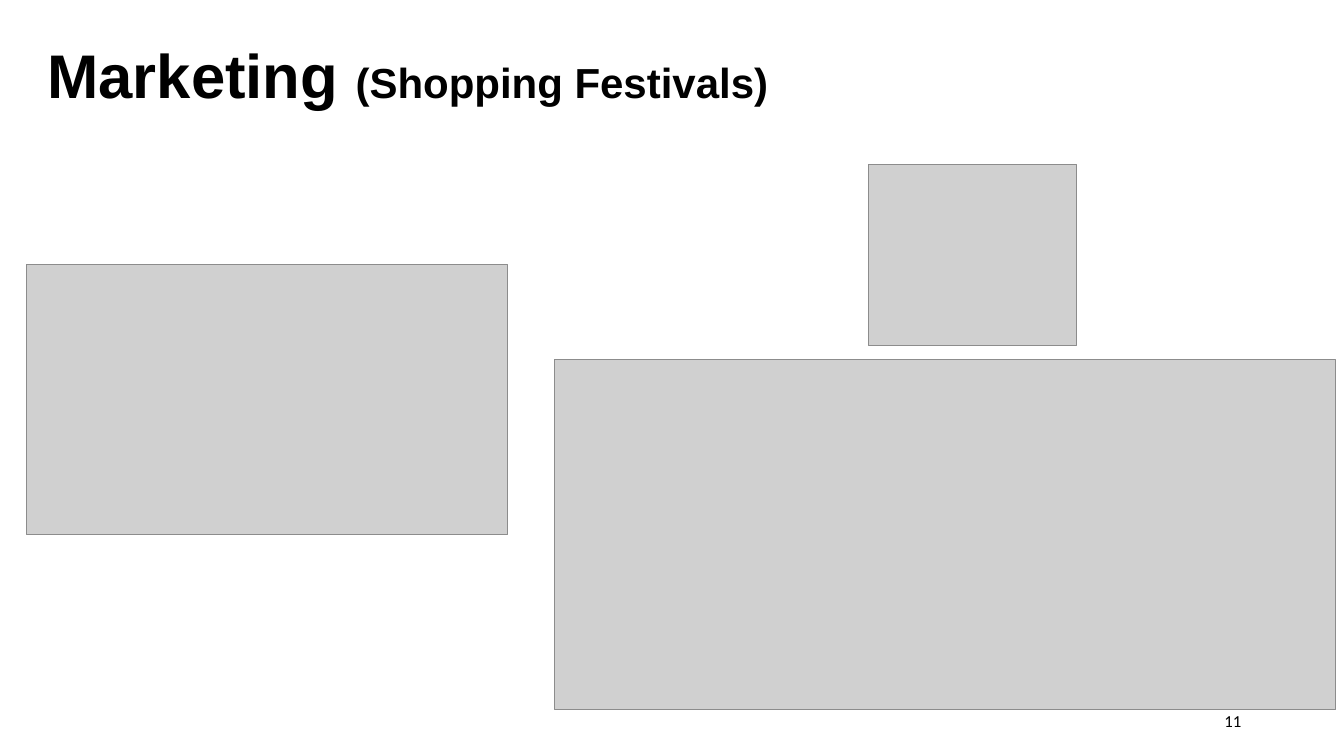
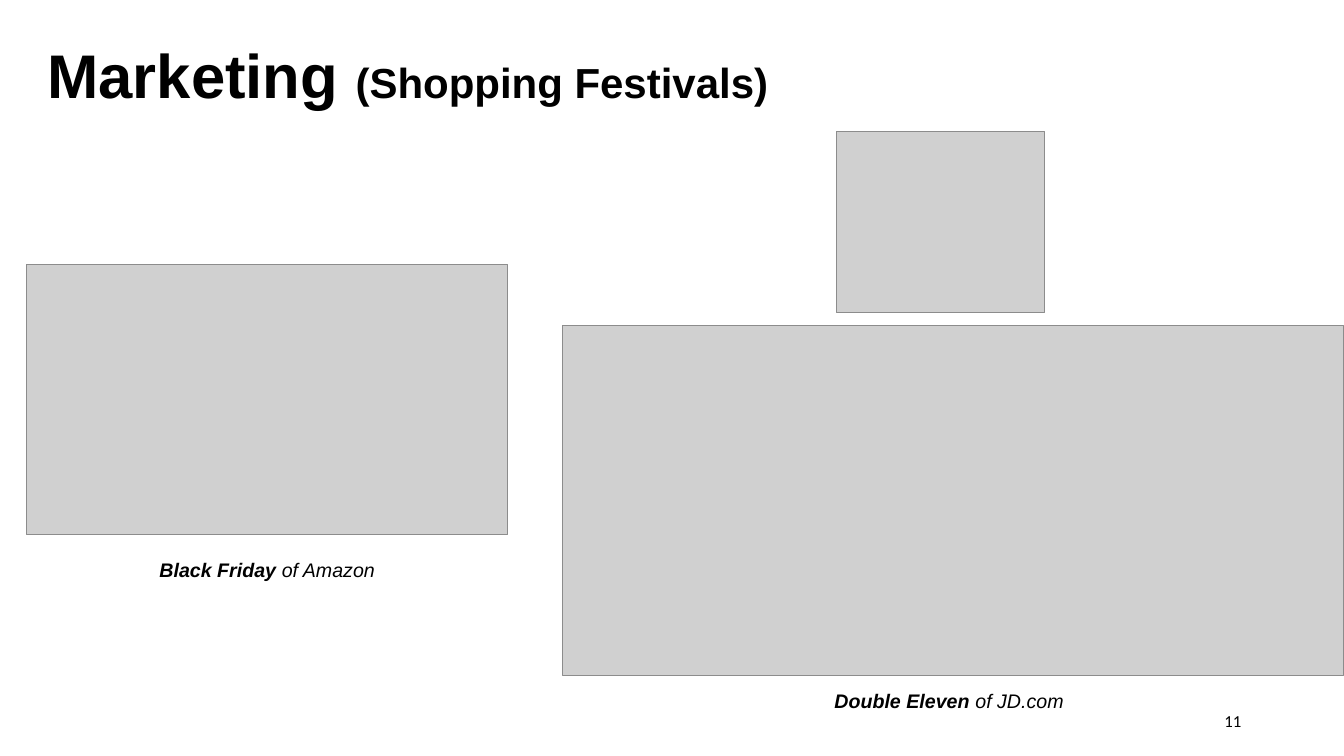
Before and after one commit to lrrong2020/Technical-Writing, a slide deck: slide 11 of Technical Writing.pptx. Drawn at 1344x756 pixels with LibreOffice and Linux fonts; fonts in the diff are those of the drawing; grey boxes stand for pictures. Boxes give left, top, right and bottom in pixels: in the first picture for what was removed or moved away, otherwise in the second. Text is boxed around its words. In the diff, an @@ line names an element or a change of style, - is before the commit and + after.

Commit message:
B1 not align

```diff
--- a/Technical Writing.pptx
+++ b/Technical Writing.pptx
@@ picture: place and size @@
-picture at (868, 164, 1077, 346)
+picture at (837, 131, 1046, 313)
@@ picture: place and size @@
-picture at (555, 360, 1336, 710)
+picture at (563, 326, 1344, 676)
@@ text added at (159, 562, 375, 581), 14 pt, text #000000, bold, italic @@
+Black Friday of Amazon
@@ text added at (834, 693, 1063, 709), 14 pt, text #000000, bold, italic @@
+Double Eleven of JD.com
```
Also in this commit, not shown: 2 other slides changed, 2 slides added, 1 slide removed.
